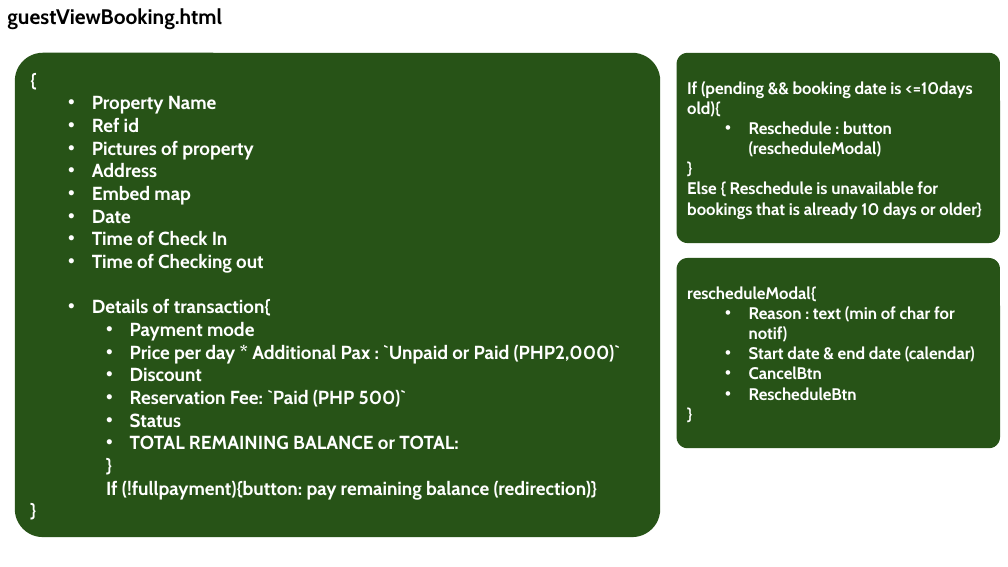
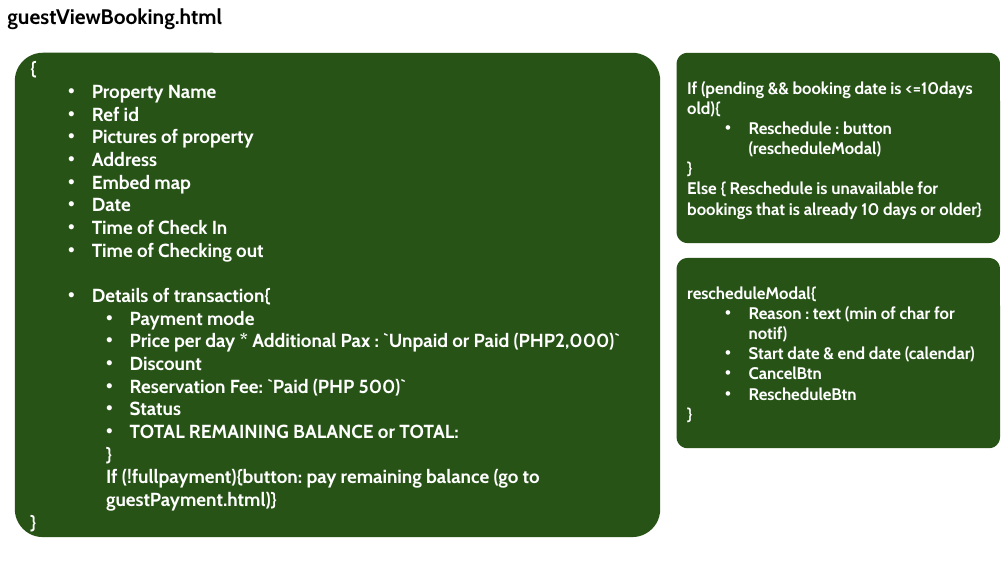
Before and after one commit to Booking-Resevation-Betcha-Homie-House/CAPSTONE-Development-Road-Map, a slide deck: slide 53 of betchaBooking-USECASE.pptx (slide 52 before the commit). Drawn at 1008x567 pixels with LibreOffice and Linux fonts; fonts in the diff are those of the drawing. Boxes give left, top, right and bottom in pixels: in the first picture for what was removed or moved away, otherwise in the second. Text is boxed around its words. In the diff, an @@ line names an element or a change of style, - is before the commit and + after.

Commit message:
updated with payment and user customer management

```diff
--- a/betchaBooking-USECASE.pptx
+++ b/betchaBooking-USECASE.pptx
@@ text in rounded rectangle at (106,469,540,511): text changed @@
-    If (!fullpayment){button: pay remaining balance (redirection)}
+    If (!fullpayment){button: pay remaining balance (go to guestPayment.html)}
```
Also in this commit, not shown: 7 other slides changed, 1 slide added, 1 other file.
